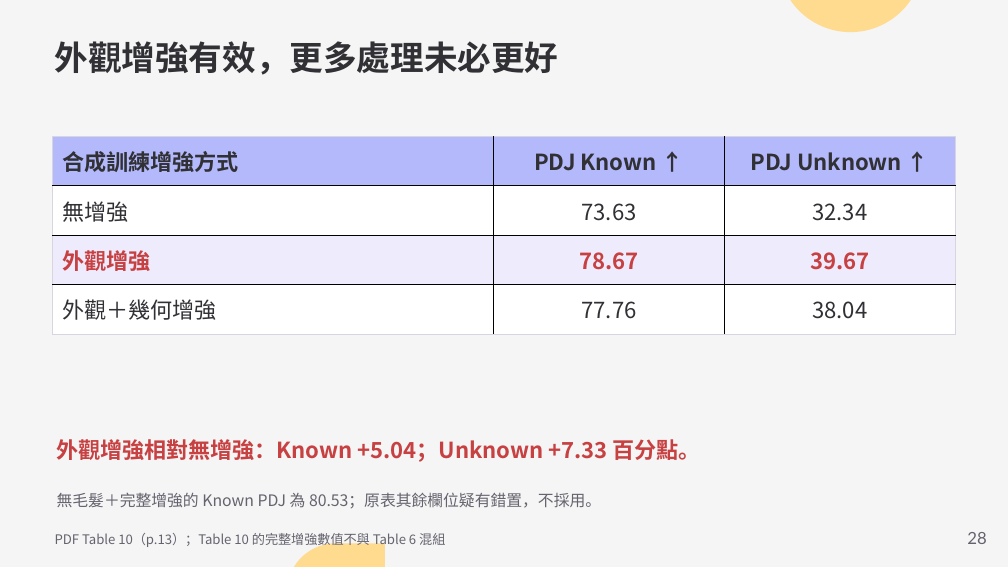
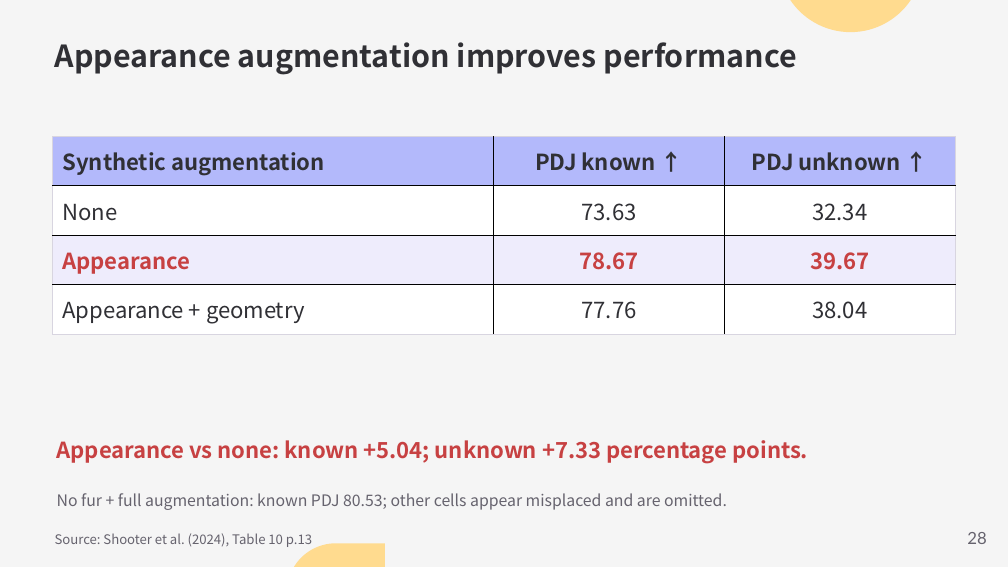
Before and after one commit to Funji713/presentation-design-pro, a slide deck: slide 28 of examples/sydog-video/SyDog-Video.pptx. Drawn at 1008x567 pixels with LibreOffice and Linux fonts; fonts in the diff are those of the drawing. Boxes give left, top, right and bottom in pixels: in the first picture for what was removed or moved away, otherwise in the second. Text is boxed around its words. In the diff, an @@ line names an element or a change of style, - is before the commit and + after.

```diff
--- a/examples/sydog-video/SyDog-Video.pptx
+++ b/examples/sydog-video/SyDog-Video.pptx
@@ text at (55,42,797,75): text changed; size 24 to 21.8 pt @@
-外觀增強有效，更多處理未必更好
+Appearance augmentation improves performance
@@ table at (52,136,956,334) @@
-row 1: 合成訓練增強方式 | PDJ Known ↑ | PDJ Unknown ↑
+row 1: Synthetic augmentation | PDJ known ↑ | PDJ unknown ↑
-row 2, column 1: 無增強
+row 2, column 1: None
-row 3, column 1: 外觀增強
+row 3, column 1: Appearance
-row 4, column 1: 外觀＋幾何增強
+row 4, column 1: Appearance + geometry
@@ text at (57,440,808,464): text changed @@
-外觀增強相對無增強：Known +5.04；Unknown +7.33 百分點。
+Appearance vs none: known +5.04; unknown +7.33 percentage points.
@@ text at (57,493,727,510): text changed @@
-無毛髮＋完整增強的 Known PDJ 為 80.53；原表其餘欄位疑有錯置，不採用。
+No fur + full augmentation: known PDJ 80.53; other cells appear misplaced and are omitted.
@@ text at (55,533,312,547): text changed @@
-PDF Table 10（p.13）；Table 10 的完整增強數值不與 Table 6 混組
+Source: Shooter et al. (2024), Table 10 p.13
```
Also in this commit, not shown: 21 other slides changed, 9 slides added, 9 slides removed, 5 other files.
